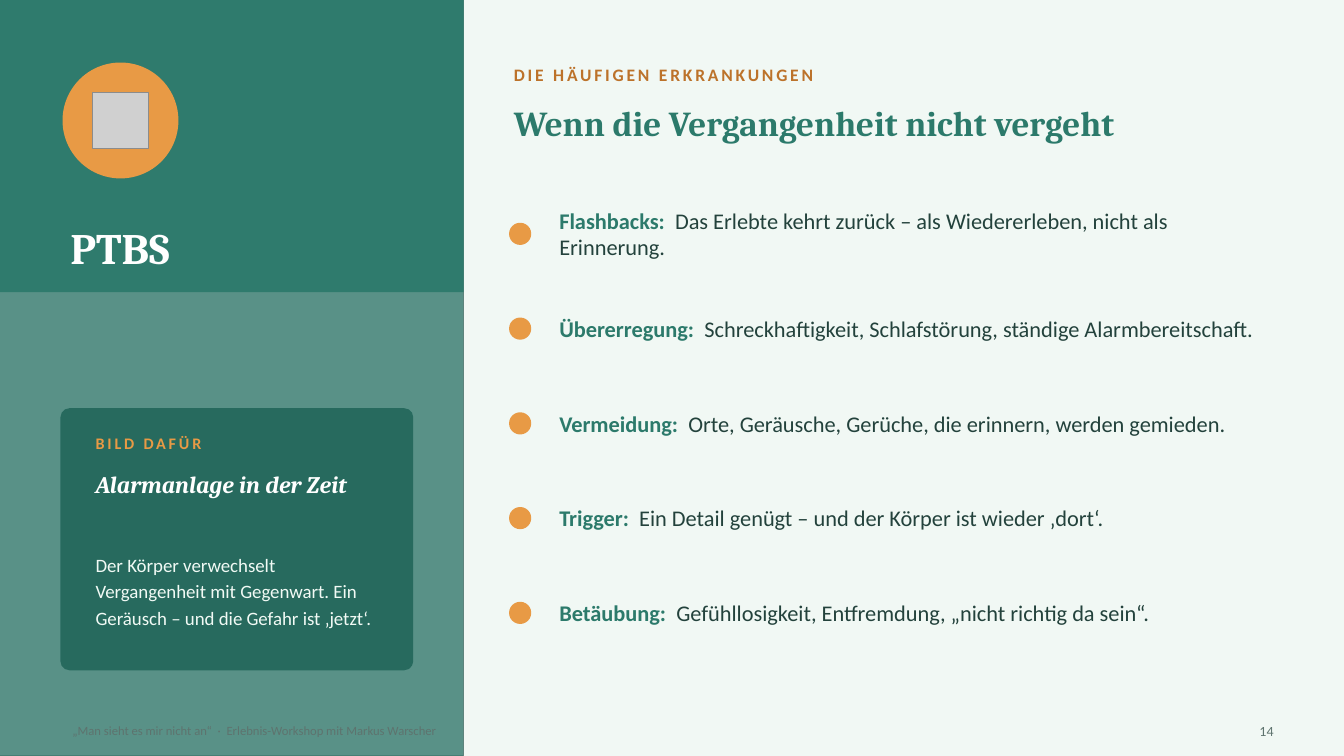
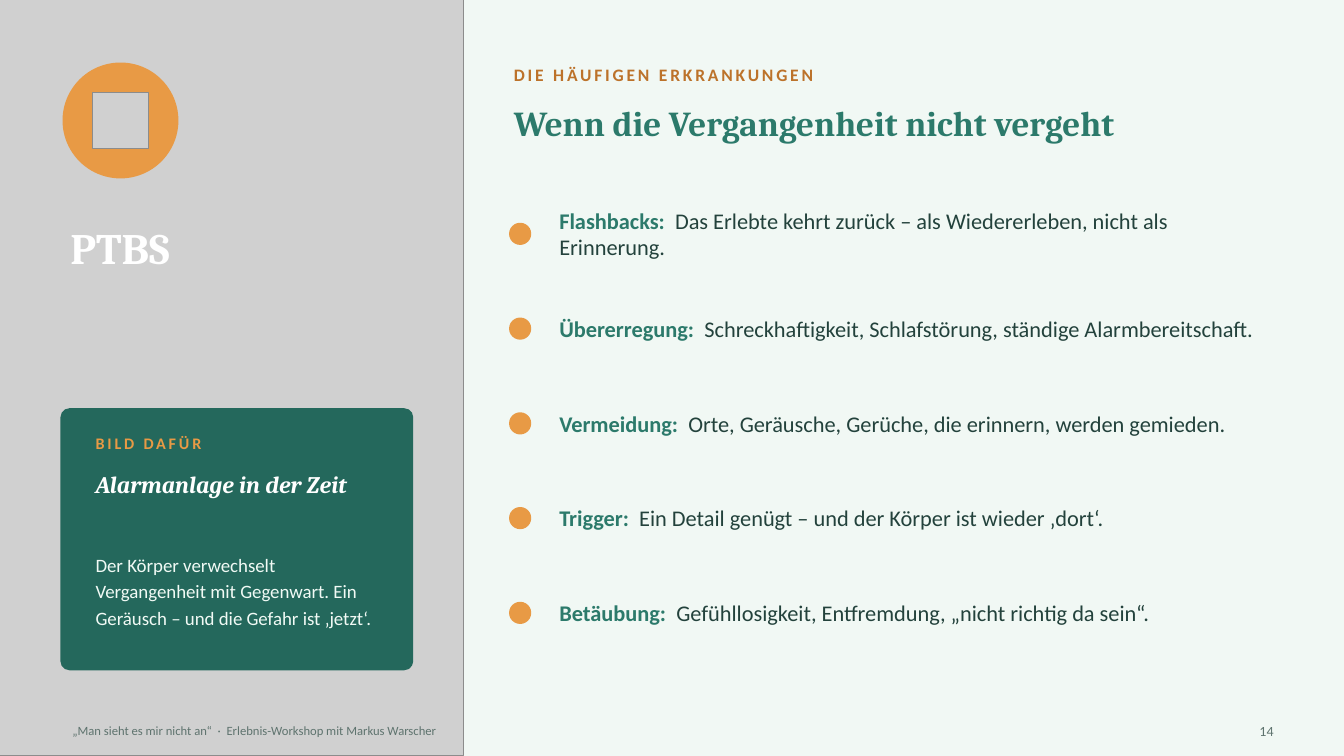
Before and after one commit to warscher80/spanwerk-datenschutz, a slide deck: slide 14 of workshop-psychische-gesundheit/Foliensatz_Man-sieht-es-mir-nicht-an.pptx. Drawn at 1344x756 pixels with LibreOffice and Linux fonts; fonts in the diff are those of the drawing; grey boxes stand for pictures. Boxes give left, top, right and bottom in pixels: in the first picture for what was removed or moved away, otherwise in the second. Text is boxed around its words. In the diff, an @@ line names an element or a change of style, - is before the commit and + after.

```diff
--- a/workshop-psychische-gesundheit/Foliensatz_Man-sieht-es-mir-nicht-an.pptx
+++ b/workshop-psychische-gesundheit/Foliensatz_Man-sieht-es-mir-nicht-an.pptx
@@ rectangle removed at <box>0,0,464,756</box> @@
@@ rectangle removed at <box>0,0,464,292</box> @@
@@ rounded rectangle at <box>60,408,413,670</box>: fill #24685C at 94% opacity to #24685C @@
@@ text added at <box>72,726,436,737</box>, 9 pt, text #5E736E @@
+„Man sieht es mir nicht an“ · Erlebnis-Workshop mit Markus Warscher
```
Also in this commit, not shown: 20 other slides changed.
